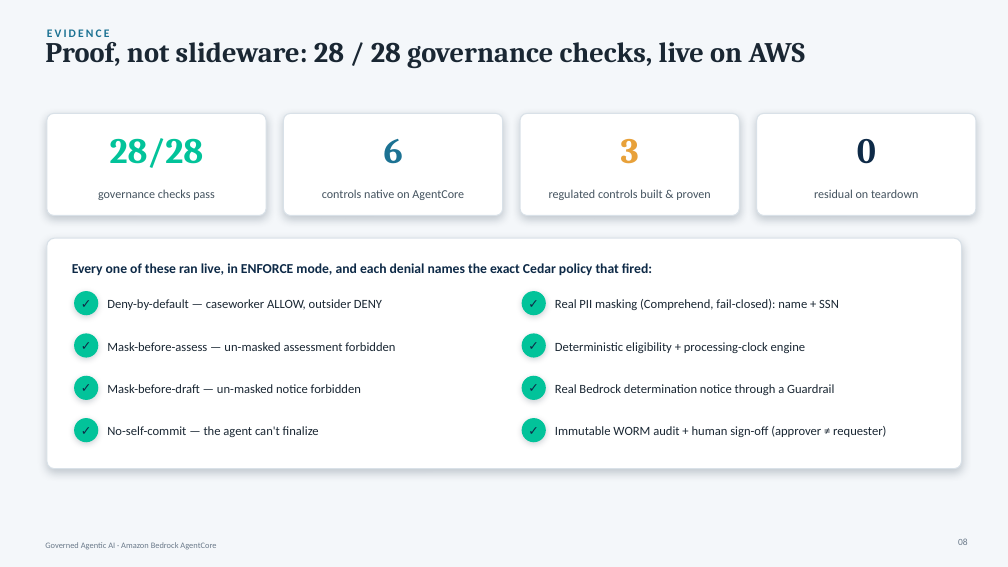
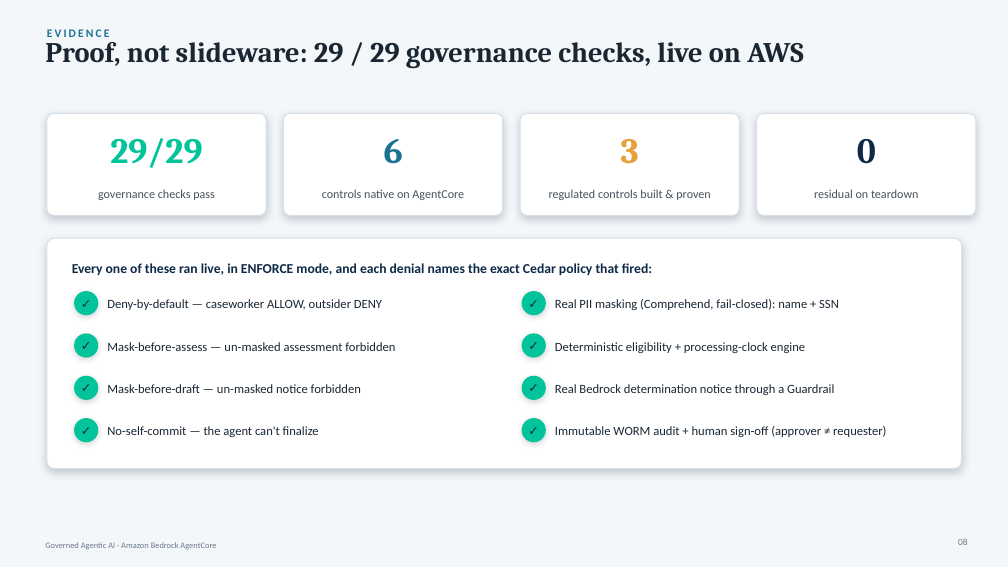
Before and after one commit to virtualryder/benefits_eligibility_agent, a slide deck: slide 8 of docs/Benefits-AgentCore-Leadership.pptx. Drawn at 1008x567 pixels with LibreOffice and Linux fonts; fonts in the diff are those of the drawing. Boxes give left, top, right and bottom in pixels: in the first picture for what was removed or moved away, otherwise in the second. Text is boxed around its words. In the diff, an @@ line names an element or a change of style, - is before the commit and + after.

```diff
--- a/docs/Benefits-AgentCore-Leadership.pptx
+++ b/docs/Benefits-AgentCore-Leadership.pptx
@@ text at box(45, 36, 803, 69): text changed @@
-Proof, not slideware: 28 / 28 governance checks, live on AWS
+Proof, not slideware: 29 / 29 governance checks, live on AWS
@@ text at box(110, 138, 202, 168): text changed @@
-28/28
+29/29
```
Also in this commit, not shown: 2 other slides changed, 11 other files.
